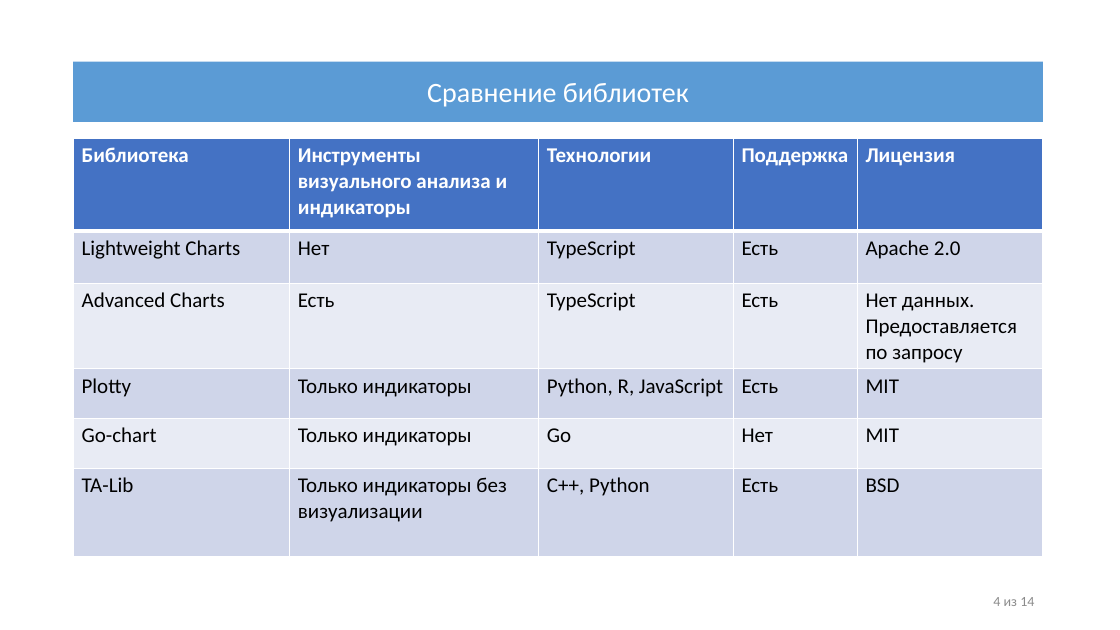
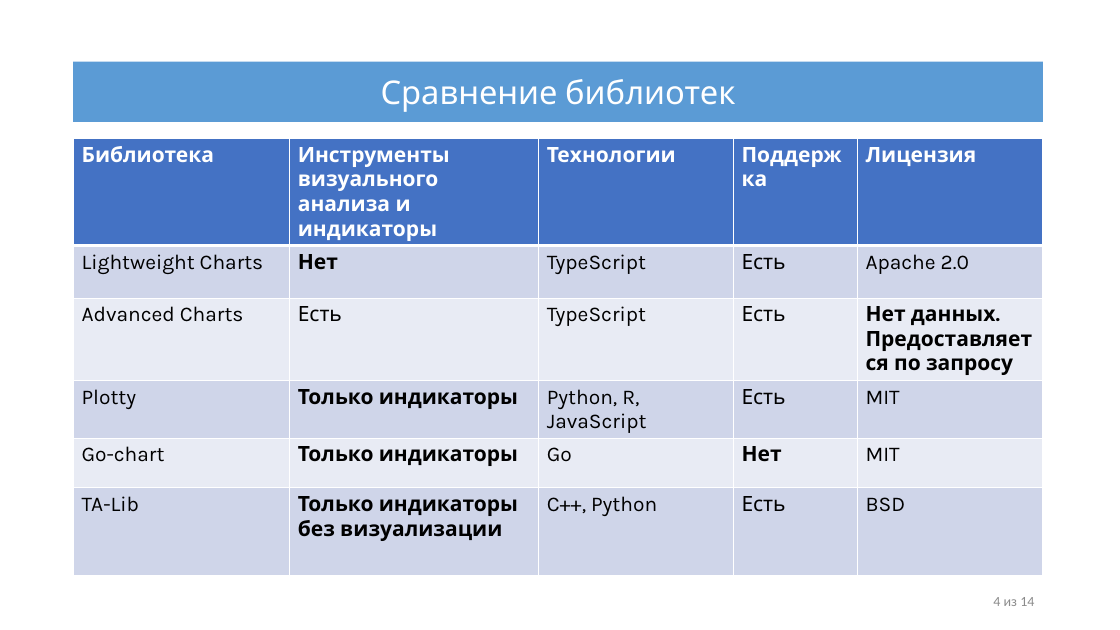
Before and after one commit to IliiaDenisov/masters-thesis, a slide deck: slide 4 of src/Презентация диплома.pptx. Drawn at 1120x630 pixels with LibreOffice and Linux fonts; fonts in the diff are those of the drawing. Boxes give left, top, right and bottom in pixels: in the first picture for what was removed or moved away, otherwise in the second. Text is boxed around its words. In the diff, an @@ line names an element or a change of style, - is before the commit and + after.

```diff
--- a/src/Презентация диплома.pptx
+++ b/src/Презентация диплома.pptx
@@ rectangle "Сравнение библиотек" at [73, 61, 1043, 122]: size 24 to 28 pt, font Calibri to Karla @@
@@ table at [73, 139, 1043, 564] @@
@@ font Calibri to Karla @@
@@ bold on in "Нет", "Нет данных. Предоставляется по запросу", "Только индикаторы", "Только индикаторы" and 2 more places @@
```
Also in this commit, not shown: 12 other slides changed, 1 slide removed.
